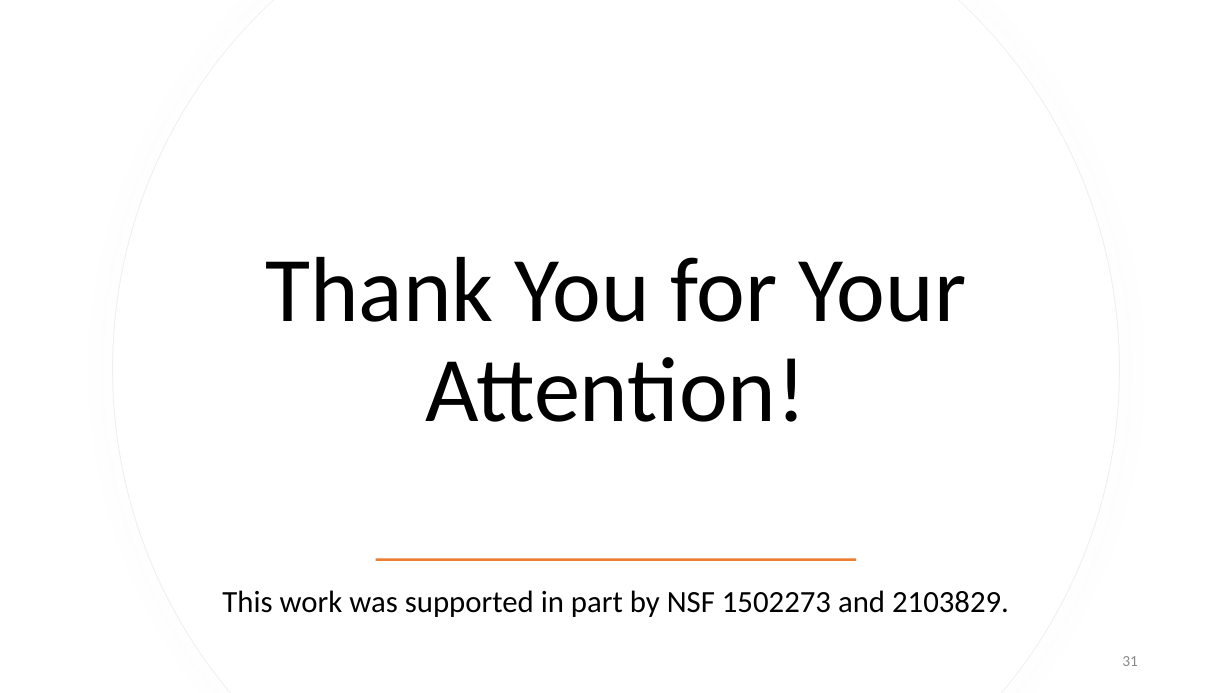
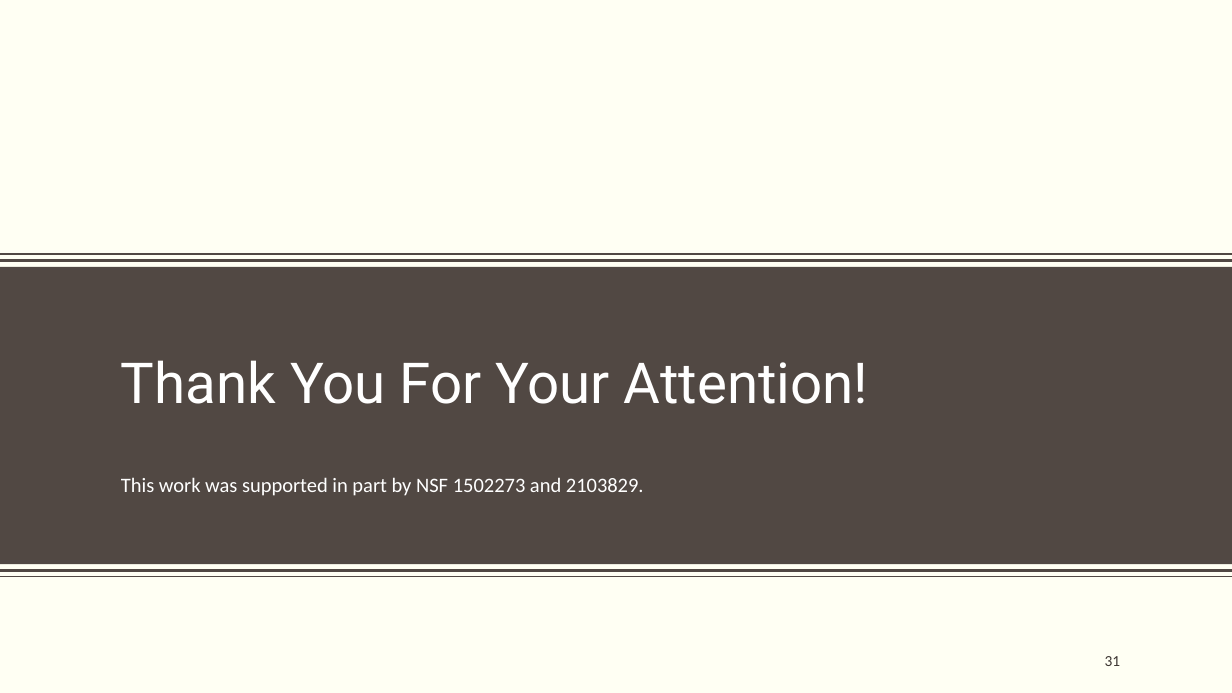
Before and after one commit to hanxiao0607/others, a slide deck: slide 31 of InterpretableSAD.pptx. Drawn at 1232x693 pixels with LibreOffice and Linux fonts; fonts in the diff are those of the drawing; background and template pictures are left out. Boxes give left, top, right and bottom in pixels: in the first picture for what was removed or moved away, otherwise in the second. Text is boxed around its words. In the diff, an @@ line names an element or a change of style, - is before the commit and + after.

```diff
--- a/InterpretableSAD.pptx
+++ b/InterpretableSAD.pptx
@@ background #FFFFFF to #FFFFF3 @@
@@ freeform shape removed at <box>113,0,1120,693</box> @@
@@ freeform shape removed at <box>114,0,1119,693</box> @@
@@ title at <box>121,360,868,404</box>: text changed; size 72 to 44 pt; font Calibri to Roboto; text colour #000000 to #FFFFFF @@
-Thank You for Your Attention!
+Thank You For Your Attention!
@@ text "This work was supported in ...": place and size @@
-text "This work was supported in ..." at <box>222,590,1009,617</box>
+text "This work was supported in ..." at <box>121,477,644,496</box>
@@ text "This work was supported in ..." at <box>121,477,644,496</box>: size 24 to 16 pt, text colour #000000 to #FFFFFF; alignment centre to left; less space between paragraphs; vertical alignment middle to top @@
@@ rectangle removed at <box>376,558,857,561</box> @@
@@ group added at <box>0,254,1232,577</box>: 4 lines, 1 rectangle @@
@@ page number: place and size @@
-page number at <box>1122,656,1138,666</box>
+page number at <box>1105,656,1121,666</box>
@@ page number at <box>1105,656,1121,666</box>: text colour #8C8C8C to #3D3632; more space between paragraphs @@
```
Also in this commit, not shown: 25 other slides changed, 5 slides added, 5 slides removed, 1 other file.
